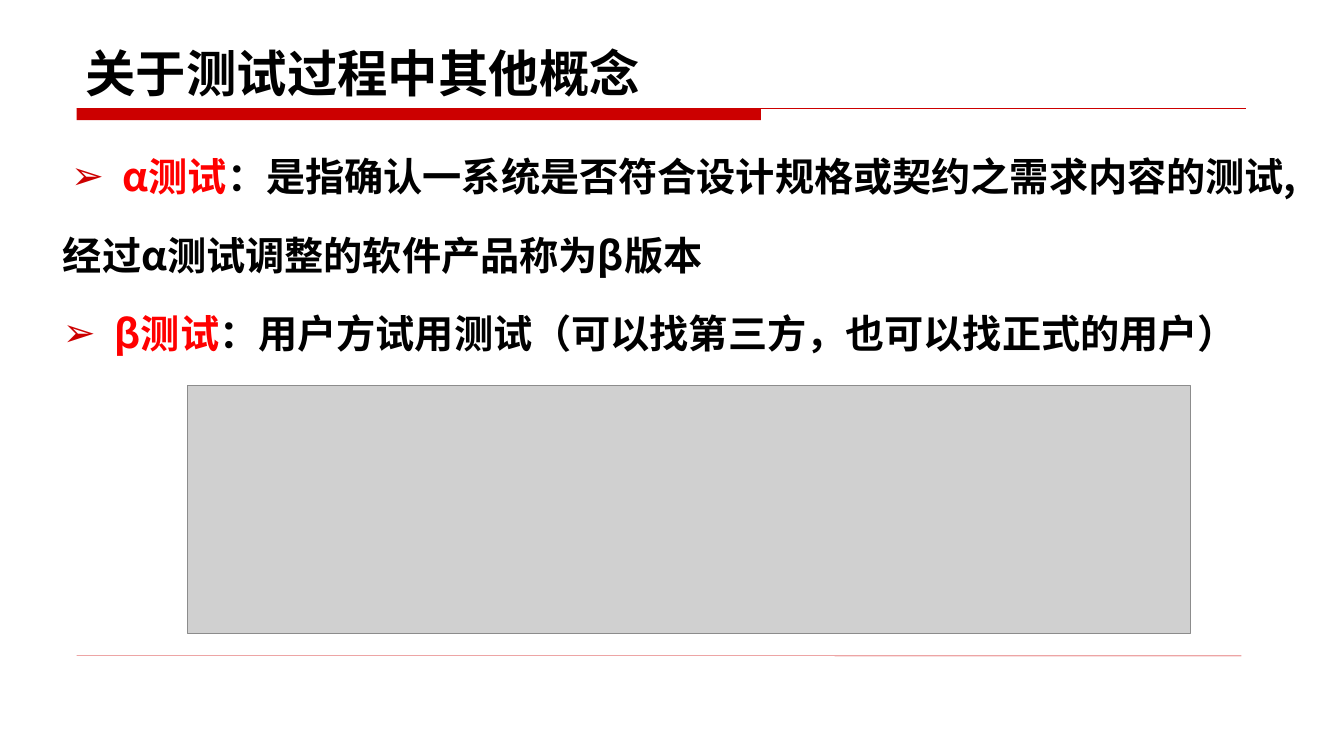
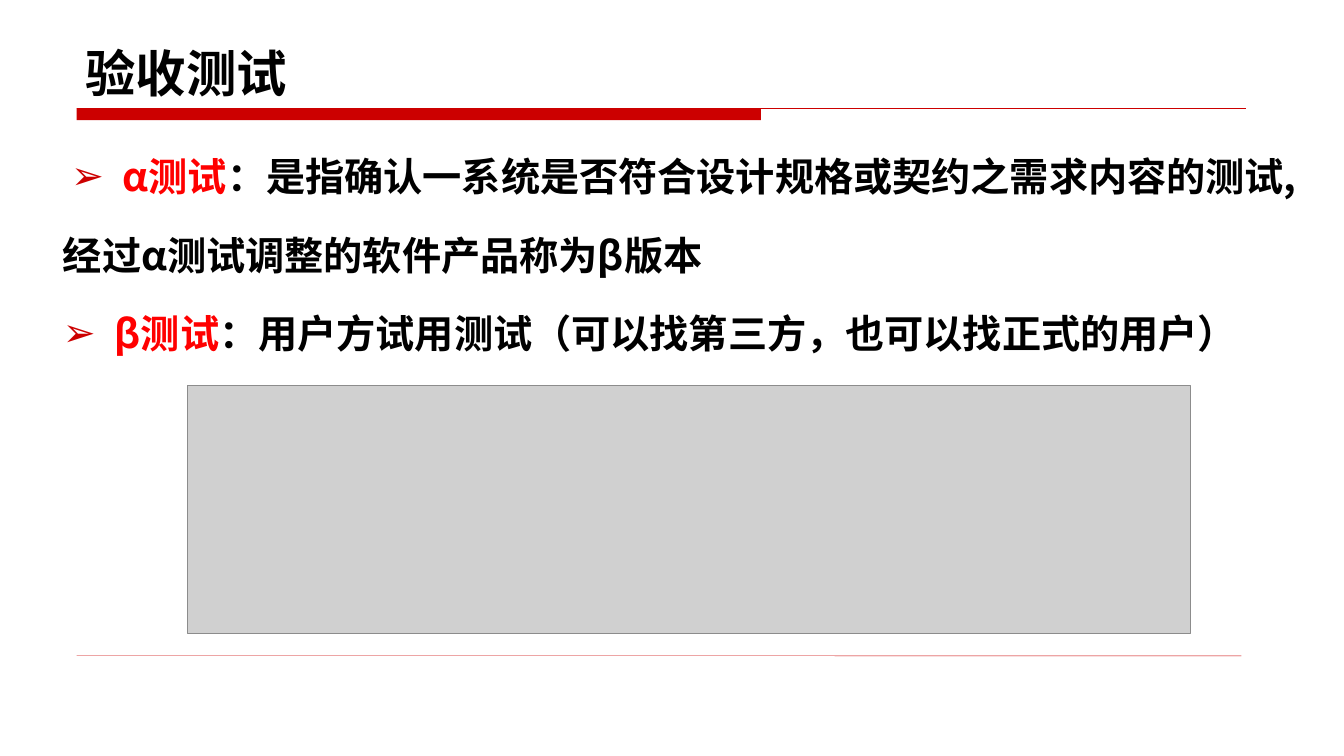
Before and after one commit to edu2act/course-foundation-software-tesing, a slide deck: slide 7 of materials/slides/11.1.pptx (slide 5 before the commit). Drawn at 1344x756 pixels with LibreOffice and Linux fonts; fonts in the diff are those of the drawing; grey boxes stand for pictures. Boxes give left, top, right and bottom in pixels: in the first picture for what was removed or moved away, otherwise in the second. Text is boxed around its words. In the diff, an @@ line names an element or a change of style, - is before the commit and + after.

```diff
--- a/materials/slides/11.1.pptx
+++ b/materials/slides/11.1.pptx
@@ title at (86, 48, 288, 97): text changed @@
-关于测试过程中其他概念
+验收测试
```
Also in this commit, not shown: 5 other slides changed, 8 slides added, 2 other files.
